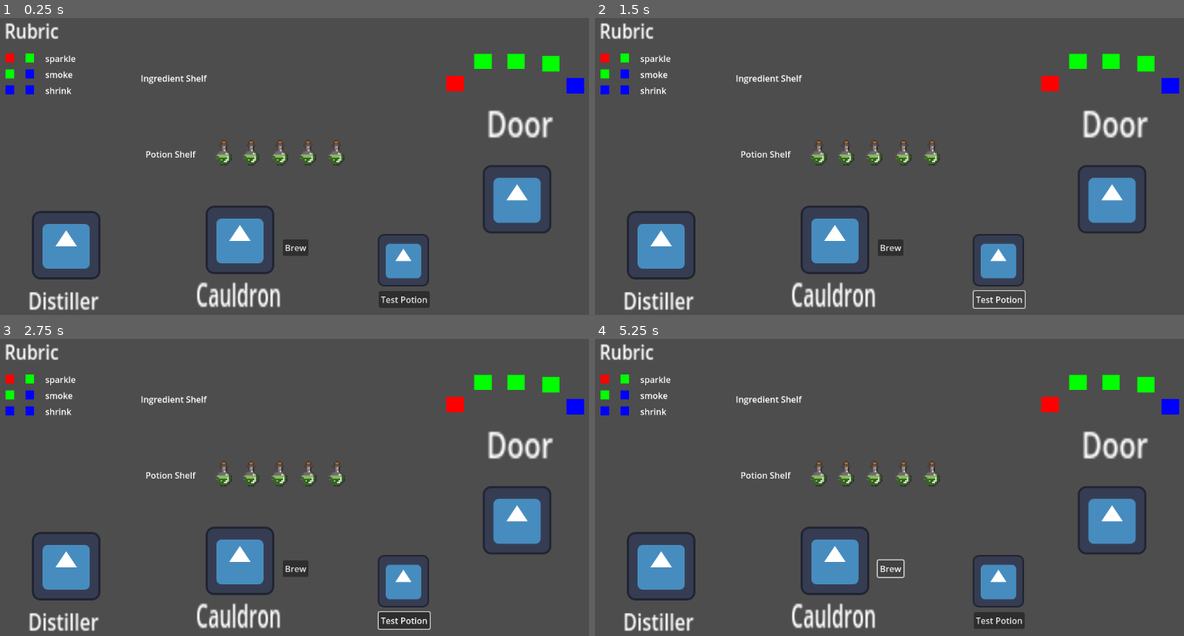
Above: before the commit, frames 1-4 (two rows, left to right).
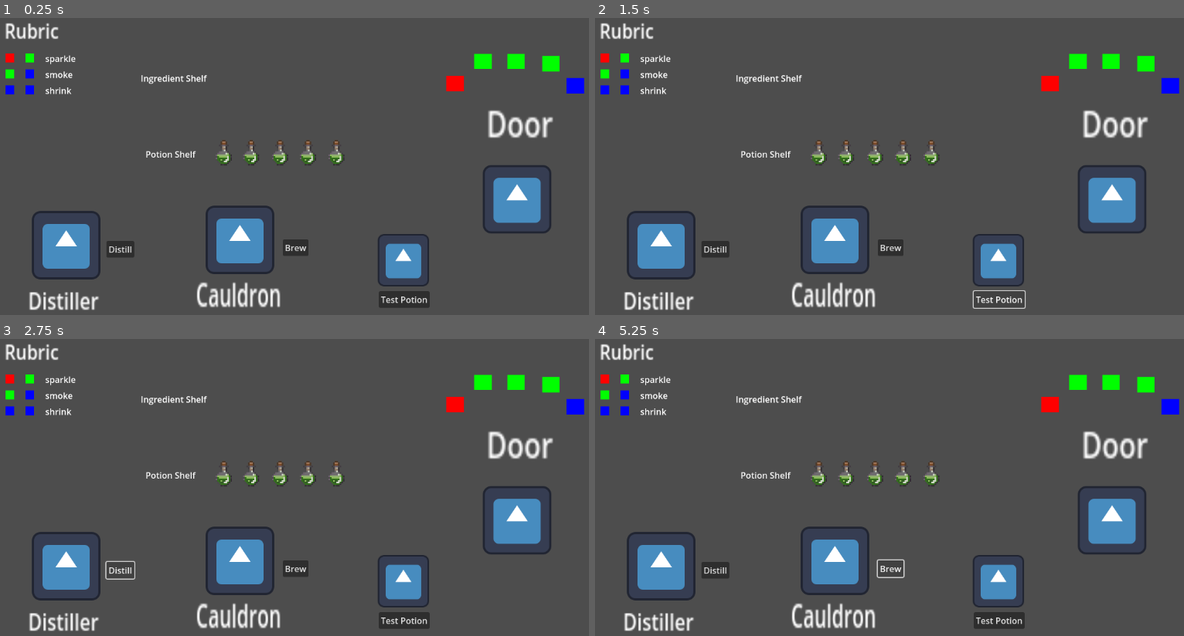
Above: after the commit, the same moments.

Repository: Sleeping-Robot-Games/Interstellar-Potion
Game: Godot game, scene res://scenes/game.tscn
The game is run twice, just before and just after one commit, with the same random seed, the same clock (stepped at 60 frames per second) and the same inputs. The engine's default icon, where the game draws it, is replaced by a stand-in: a white triangle on a blue panel in a dark square.
Inputs (mouse positions are in pixels of both pictures, inside the frame that each line leads up to):
- Up to frame 1 (0.25 s): no input
- Up to frame 2 (1.5 s): click "Brew" at 0.5 s; click "Test Potion" at 1.25 s
- Up to frame 3 (2.75 s): click (117, 570) at 2 s, where only the run after the commit has a clickable "Distill"
- Up to frame 4 (5.25 s): click "Brew" at 2.75 s; click "Test Potion" at 3.5 s; click (712, 570) at 4.25 s, where only the run after the commit has a clickable "Distill"; click "Brew" at 5 s

The runs differ from the first frame. In frame 1, 0.2% of the frame differs, in the area x 18-23%, y 75-81%; in frame 2, 0.3%, in the area x 18-59%, y 41-81%; in frame 3, 0.3%; in frame 4, 0.3%.

Commit message:
ingredient shelf state

Diff:
--- a/scenes/game.tscn
+++ b/scenes/game.tscn
@@ -158,6 +158,23 @@
 position = Vector2(8.5, -22.5)
 shape = SubResource("RectangleShape2D_bmckp")
 
+[node name="StateHolder" type="Node2D" parent="Cauldron"]
+
+[node name="Pos1" type="Marker2D" parent="Cauldron/StateHolder"]
+position = Vector2(-71, 135)
+
+[node name="Pos2" type="Marker2D" parent="Cauldron/StateHolder"]
+position = Vector2(-32, 135)
+
+[node name="Pos3" type="Marker2D" parent="Cauldron/StateHolder"]
+position = Vector2(9, 135)
+
+[node name="Pos4" type="Marker2D" parent="Cauldron/StateHolder"]
+position = Vector2(47, 135)
+
+[node name="Pos5" type="Marker2D" parent="Cauldron/StateHolder"]
+position = Vector2(84, 135)
+
 [node name="Distiller" type="Node2D" parent="."]
 position = Vector2(79, 510)
 
@@ -183,6 +200,13 @@
 position = Vector2(68.5, -55.25)
 shape = SubResource("RectangleShape2D_j6oc5")
 
+[node name="Button" type="Button" parent="Distiller"]
+offset_left = 144.0
+offset_top = -64.0
+offset_right = 196.0
+offset_bottom = -33.0
+text = "Distill"
+
 [node name="PotionShelf" type="Node2D" parent="."]
 position = Vector2(303, 273)
 
@@ -208,28 +232,6 @@
 [node name="Pos5" type="Marker2D" parent="PotionShelf"]
 position = Vector2(348, 0)
 
-[node name="Potion" parent="PotionShelf" instance=ExtResource("4_lu131")]
-position = Vector2(137, 0)
-
-[node name="Potion2" parent="PotionShelf" instance=ExtResource("4_lu131")]
-position = Vector2(188, 0)
-shelf_index = 2
-
-[node name="Potion3" parent="PotionShelf" instance=ExtResource("4_lu131")]
-position = Vector2(242, 0)
-effect = "sparkle"
-shelf_index = 3
-
-[node name="Potion4" parent="PotionShelf" instance=ExtResource("4_lu131")]
-position = Vector2(294, 0)
-effect = "shrink"
-shelf_index = 4
-
-[node name="Potion5" parent="PotionShelf" instance=ExtResource("4_lu131")]
-position = Vector2(347, 0)
-effect = "shrink"
-shelf_index = 5
-
 [node name="IngredientShelf" type="Node2D" parent="."]
 position = Vector2(299, 132)
 
@@ -285,3 +287,30 @@
 [node name="CollisionShape2D" type="CollisionShape2D" parent="TestPotion/Area2D"]
 position = Vector2(46.125, -60.25)
 shape = SubResource("RectangleShape2D_h4d7w")
+
+[node name="Dragables" type="Node2D" parent="."]
+
+[node name="Potion" parent="Dragables" instance=ExtResource("4_lu131")]
+position = Vector2(440, 273)
+
+[node name="Potion2" parent="Dragables" instance=ExtResource("4_lu131")]
+position = Vector2(491, 273)
+shelf_index = 2
+
+[node name="Potion3" parent="Dragables" instance=ExtResource("4_lu131")]
+position = Vector2(545, 273)
+effect = "sparkle"
+shelf_index = 3
+
+[node name="Potion4" parent="Dragables" instance=ExtResource("4_lu131")]
+position = Vector2(597, 273)
+effect = "shrink"
+shelf_index = 4
+
+[node name="Potion5" parent="Dragables" instance=ExtResource("4_lu131")]
+position = Vector2(650, 273)
+effect = "shrink"
+shelf_index = 5
+
+[connection signal="button_up" from="Distiller/Button" to="." method="_on_Distill_button_up"]
+[connection signal="button_up" from="TestPotion/Button" to="." method="_on_TestPotion_button_up"]
--- a/scenes/ingredient.tscn
+++ b/scenes/ingredient.tscn
@@ -15,3 +15,8 @@
 [node name="CollisionShape2D" type="CollisionShape2D" parent="Area2D"]
 position = Vector2(-1, 0)
 shape = SubResource("RectangleShape2D_y6ib2")
+
+[connection signal="area_entered" from="Area2D" to="." method="_on_area_2d_area_entered"]
+[connection signal="area_exited" from="Area2D" to="." method="_on_area_2d_area_exited"]
+[connection signal="mouse_entered" from="Area2D" to="." method="_on_area_2d_mouse_entered"]
+[connection signal="mouse_exited" from="Area2D" to="." method="_on_area_2d_mouse_exited"]
--- a/scripts/game.gd
+++ b/scripts/game.gd
@@ -3,12 +3,19 @@
 @export var solution = ['red', 'green', 'green', 'green', 'blue']
 
 var rubric_row_scene = preload("res://scenes/rubric_row.tscn")
+var ingredient_scene = preload("res://scenes/ingredient.tscn")
 
 var rubric = {
 	'sparkle': ['red', 'green'],
 	'smoke': ['green', 'blue'],
 	'shrink': ['blue', 'blue']
 }
+
+var current_test_potion
+var current_distill_potion
+var max_ingredient_shelf_space = 6
+var ingredient_shelf_state = {}
+var cauldron_state = []
 
 func _ready():
 	# Set Door Requirements
@@ -22,5 +29,62 @@
 		row_instance.effect = effect
 		$Rubric/Container.add_child(row_instance)
 
+	# Sets up dictionary with positions and empty null values
+	for i in range(max_ingredient_shelf_space):
+		ingredient_shelf_state[i + 1] = null
+
+
 func _process(delta):
 	pass
+
+func clear_test_potion_text():
+	$TestPotion/Label.text = ''
+
+func get_next_free_shelf_position() -> int:
+	for index in ingredient_shelf_state.keys():
+		if ingredient_shelf_state[index] == null:
+			return index
+	return -1
+
+
+func distill_potion():
+	for ingredient in current_distill_potion.ingredients:
+		# Ingredient instantiate
+		var new_ingredient = ingredient_scene.instantiate()
+		var shelf_index = get_next_free_shelf_position()
+		ingredient_shelf_state[shelf_index] = new_ingredient
+		var ingredient_shelf_node = get_node("IngredientShelf")
+		var dragables_node = get_node('Dragables')
+
+		# Ingredient setup
+		new_ingredient.color = ingredient
+		new_ingredient.shelf_index = shelf_index
+		var shelf_position = new_ingredient.set_shelf_location(ingredient_shelf_node)
+		new_ingredient.global_position = $Distiller/Marker2D.global_position
+
+		# Remove potion
+		current_distill_potion.queue_free()
+		# Add Ingredient
+		dragables_node.add_child(new_ingredient)
+
+		# Animation ingredient to shelf
+		var tween = create_tween()
+		tween.tween_property(new_ingredient, 'global_position', shelf_position, 1)
+
+
+func get_cauldron_state_pos(ingredient):
+	if cauldron_state.size() < 5:
+		return $Cauldron/StateHolder.get_node("Pos"+str(cauldron_state.size()+1)).global_position
+	return ingredient.shelf_position
+
+func set_cauldron_ingredient(ingredient):
+	cauldron_state.append(ingredient)
+	ingredient_shelf_state[ingredient.shelf_index] = null
+
+func _on_TestPotion_button_up():
+	if current_test_potion:
+		$TestPotion/Label.text = current_test_potion.effect
+
+func _on_Distill_button_up():
+	if current_distill_potion and get_next_free_shelf_position() != -1:
+		distill_potion()
--- a/scripts/ingredient.gd
+++ b/scripts/ingredient.gd
@@ -1,6 +1,15 @@
 extends Sprite2D
 
+@onready var game = get_tree().root.get_node('Game')
+
+var shelf_index: int
+var shelf_position: Vector2
+var drop_location: Vector2
 var color: String
+
+var in_cauldron = false
+var dragging = false
+var mouse_over = false
 
 var sprite_dict = {
 	'blue': ['res://assets/arcane_rune.png'],
@@ -8,11 +17,72 @@
 	'red': ['res://assets/earth_rune.png'],
 }
 
-# Called when the node enters the scene tree for the first time.
+
 func _ready():
 	texture = load(sprite_dict[color].pick_random())
 
 
-# Called every frame. 'delta' is the elapsed time since the previous frame.
 func _process(delta):
-	pass
+	if dragging:
+		global_position = get_global_mouse_position()
+
+
+func _input(event):
+	if in_cauldron:
+		return
+	# Check if the event is a mouse button press
+	if event is InputEventMouseButton:
+		if event.button_index == MOUSE_BUTTON_LEFT:
+			if event.pressed:
+				# Start dragging if the mouse button is pressed and is over the sprite
+				if mouse_over:
+					dragging = true
+			else:
+				if dragging:
+					# Stop dragging when the mouse button is released
+					dragging = false
+					if drop_location != shelf_position:
+						game.set_cauldron_ingredient(self)
+						in_cauldron = true
+					else:
+						in_cauldron = false
+
+				print('sending ingredient to drop location')
+				var tween = create_tween()
+				tween.tween_property(self, 'global_position', drop_location, .2)
+
+
+func set_shelf_location(ingredient_shelf_node: Node2D):
+	shelf_position = ingredient_shelf_node.get_node('Pos'+str(shelf_index)).global_position
+	drop_location = shelf_position
+	return shelf_position
+
+
+func _on_area_2d_mouse_entered():
+	if not in_cauldron:
+		mouse_over = true
+
+
+func _on_area_2d_mouse_exited():
+	if not in_cauldron:
+		mouse_over = false
+
+
+func _on_area_2d_area_entered(area):
+	var parent_node = area.get_parent()
+	# Go into Cauldron
+	if parent_node.name == 'Cauldron' and game.cauldron_state.size() < 5:
+		print('setting cauldron state pos')
+		drop_location = game.get_cauldron_state_pos(self)
+	else:
+		print('setting shelf pos')
+		drop_location = shelf_position
+
+
+func _on_area_2d_area_exited(area):
+	var parent_node = area.get_parent()
+
+	# Go back to shelf
+	if parent_node.name == 'Cauldron':
+		print('going back to shelf')
+		drop_location = shelf_position
--- a/scripts/potion.gd
+++ b/scripts/potion.gd
@@ -1,7 +1,7 @@
 extends AnimatedSprite2D
 
 @onready var game = get_tree().root.get_node('Game')
-@onready var potion_shelf = get_parent()
+@onready var potion_shelf = game.get_node('PotionShelf')
 
 @export var effect = 'smoke'
 @export var shelf_index = 1
@@ -28,9 +28,11 @@
 				if mouse_over:
 					dragging = true
 			else:
-				# Stop dragging when the mouse button is released
-				dragging = false
-				global_position = drop_location
+				if dragging:
+					# Stop dragging when the mouse button is released
+					dragging = false
+					var tween = create_tween()
+					tween.tween_property(self, 'global_position', drop_location, .2)
 
 func _on_area_2d_mouse_entered():
 	play()
@@ -43,11 +45,24 @@
 
 func _on_area_2d_area_entered(area):
 	var parent_node = area.get_parent()
+
 	if parent_node.name == 'TestPotion' or parent_node.name == 'Distiller':
 		drop_location = parent_node.get_node('Marker2D').global_position
 
+		if parent_node.name == 'TestPotion':
+			game.current_test_potion = self
+		if parent_node.name == 'Distiller':
+			game.current_distill_potion = self
 
 func _on_area_2d_area_exited(area):
 	var parent_node = area.get_parent()
+
 	if parent_node.name == 'TestPotion' or parent_node.name == 'Distiller':
 		drop_location = potion_shelf_position
+
+		if parent_node.name == 'TestPotion':
+			game.current_test_potion = null
+			game.clear_test_potion_text()
+
+		if parent_node.name == 'Distiller':
+			game.current_distill_potion = null
